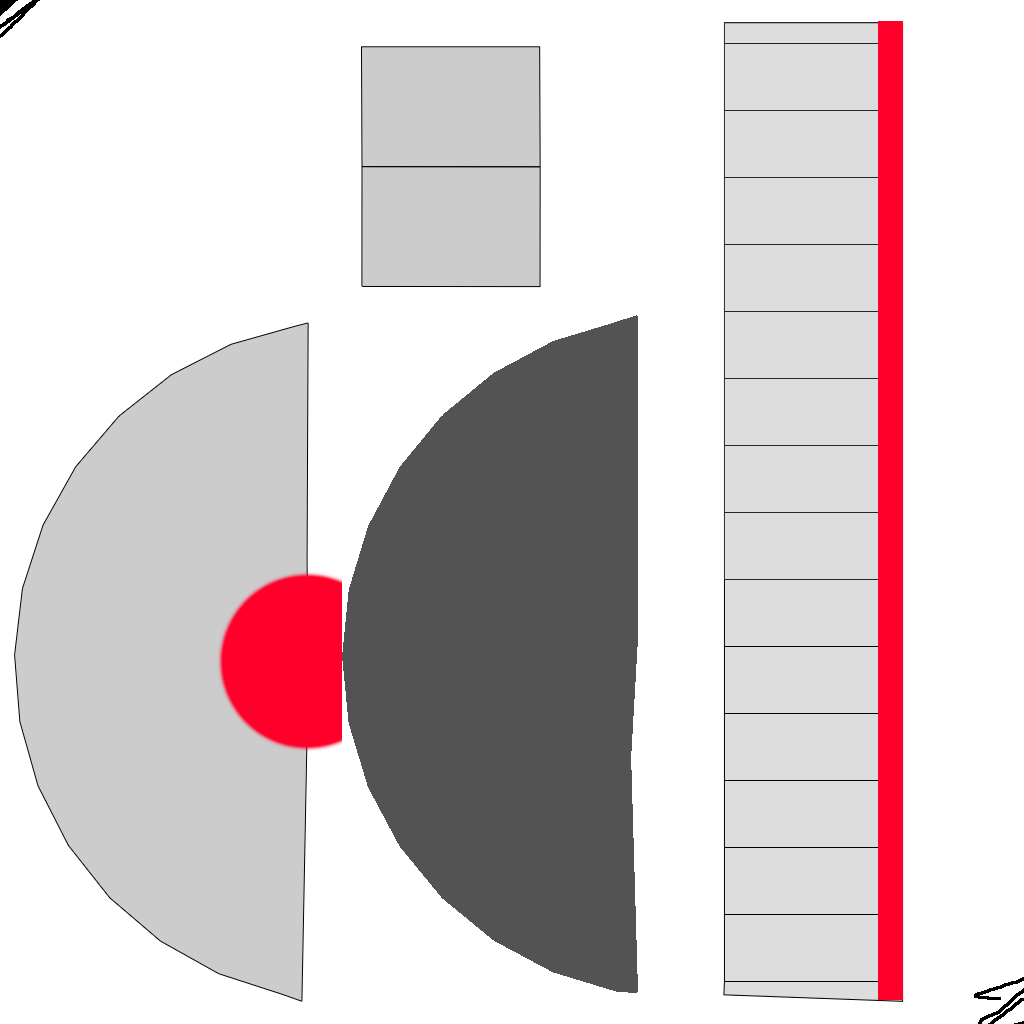
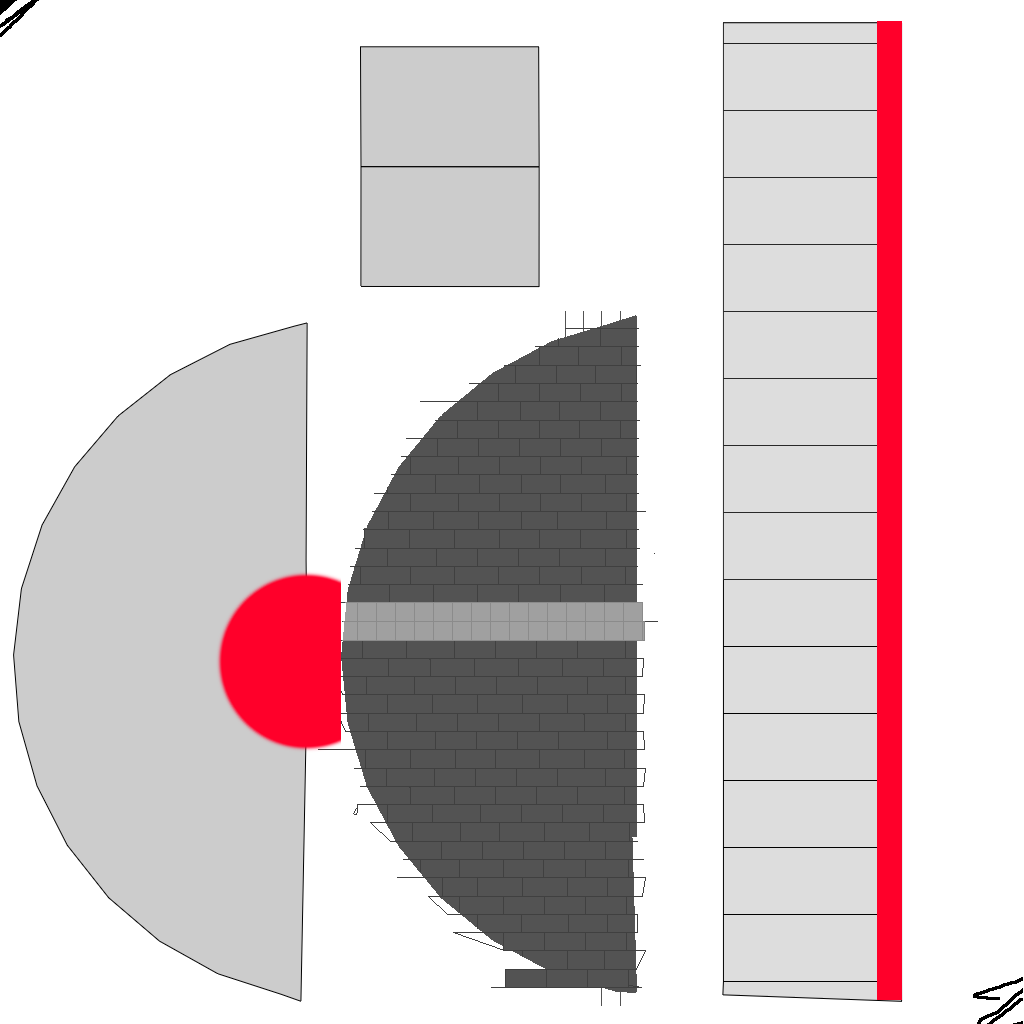
Layered file, before and after one edit (1024px x 1024px). Changes by layer:
renamed "Layer 3" to "Layer 54", painted on it over [0, 0, 1024, 1024]
removed layer "Layer 1 copy" over [14, 22, 904, 1002]
